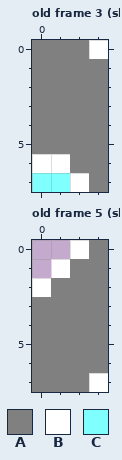
Pixel-art file: planetbase/sprites/planetbase_slots_cpc_mode0.aseprite. The first picture shows the starting point.
4x8 pixels, 48 frames. Shown: old frame 3 (slot_s_1_e), old frame 5 (slot_s_2_e). The commit also changed other frames, which this record leaves out.
Palette (. is transparent): A #808080  B #ffffff  C #80ffff
Pixels before, old frame 3 (slot_s_1_e), first column x 0:
0 AAAB
1 AAAA
2 AAAA
3 AAAA
4 AAAA
5 AAAA
6 BBAA
7 CCBA
Pixels before, old frame 5 (slot_s_2_e), first column x 0:
0 ..BA
1 .BAA
2 BAAA
3 AAAA
4 AAAA
5 AAAA
6 AAAA
7 AAAB
Now the later version:
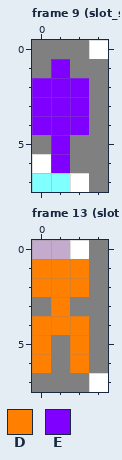
Colours new in this view: D #ff8000  E #8000ff
A new or re-ordered frame is compared with the old frame closest to it.
Changes in this commit:
frames 48 -> 120
Frame 9 (slot_s_1_driller) is new; against old frame 3 (slot_s_1_e):
Colour A gives way to colour E in row 1 at x 1; in rows 2 to 4 at x 0 to 2; in row 5 at x 1.
Colour B gives way to colour E in row 6 at x 1.
Frame 13 (slot_s_2_carrier) is new; against old frame 5 (slot_s_2_e):
The edit adds colour D in row 1 at x 0.
Colour A gives way to colour D in row 1 at x 2; in row 2 at x 1 to 2; in row 3 at x 1; in row 4 at x 0 to 2; in rows 5 to 6 at x 0 and 2.
Colour B gives way to colour D in row 1 at x 1; in row 2 at x 0.
Changed places in both pictures, as pixel boxes (x1, y1, x2, y2):
changed: (32, 59, 89, 173)
changed: (32, 259, 89, 373)
